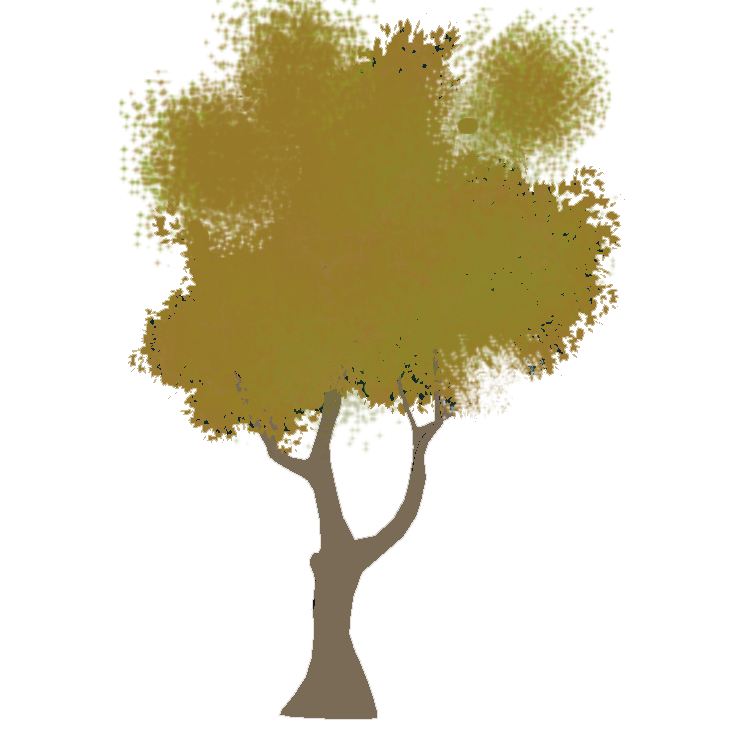
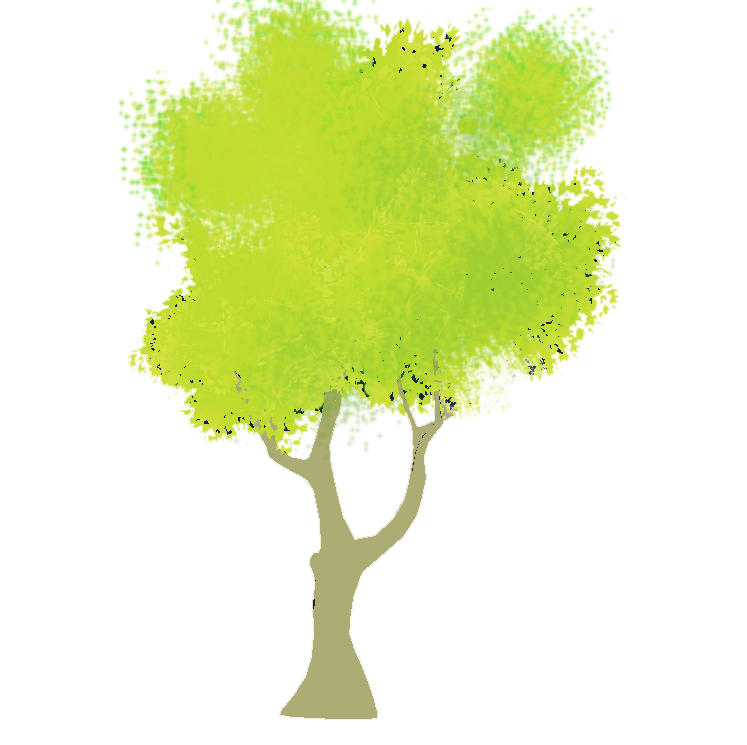
Comparing the layer stacks of the two (747, 745) images. Changes:
pixels changed over left=118, top=0, right=625, bottom=720 (layer not identified)
